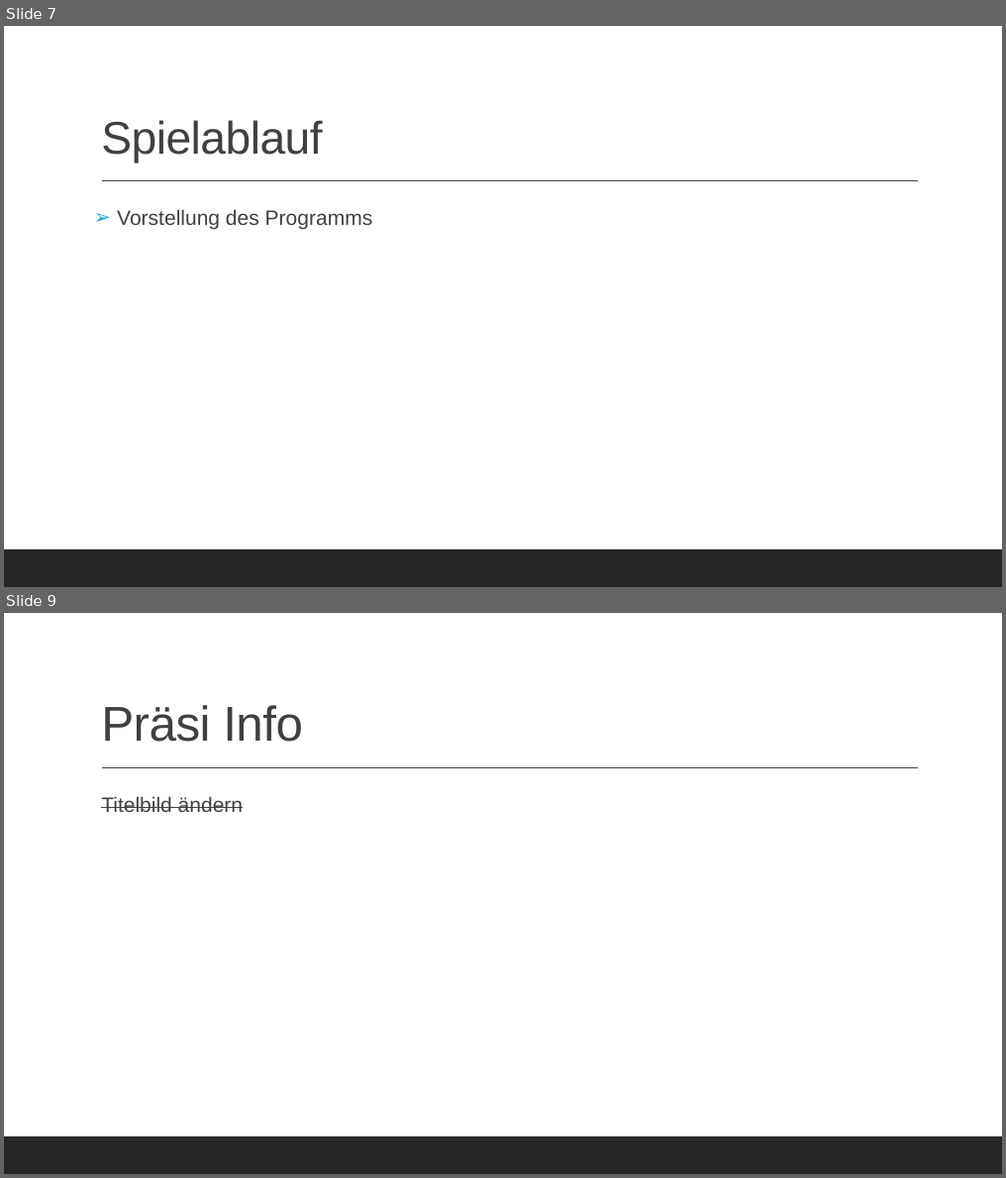
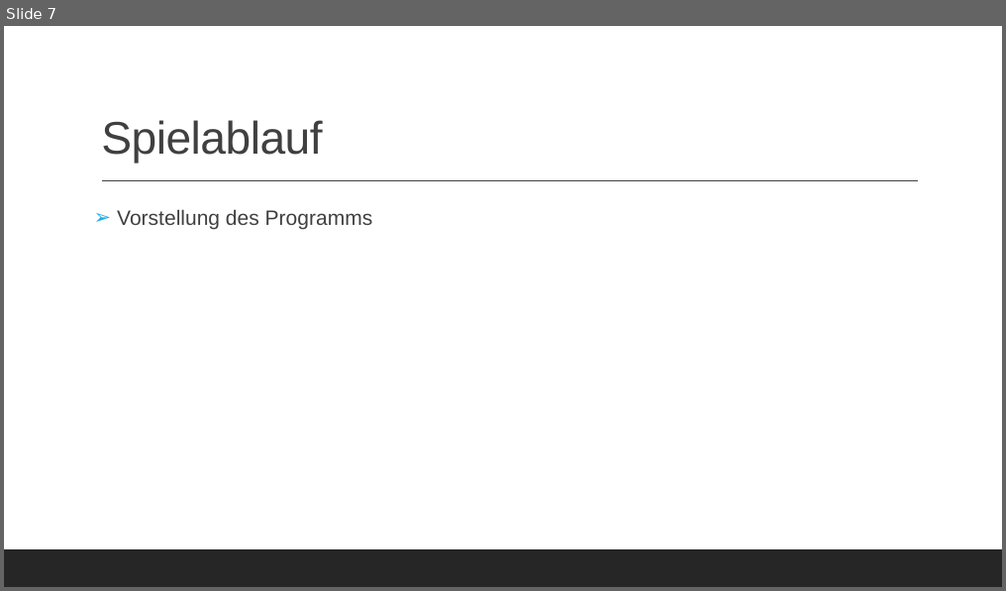
Before and after one commit to KraupaMario/DV-Projekt, a slide deck: 4_Praesentation/DV-Projekt.pptx. Shown one above the other, each under a label of ours: slides 7 and 9 before the commit, slide 7 after it; the slides between them are not shown. The pictures are 1006x1178 and 1006x591 pixels, drawn with LibreOffice and Linux fonts; fonts in the diff are those of the drawing. Boxes give left, top, right and bottom in pixels: in the first picture for what was removed or moved away, otherwise in the second. Text is boxed around its words. In the diff, an @@ line names an element or a change of style, - is before the commit and + after.

```diff
--- a/4_Praesentation/DV-Projekt.pptx
+++ b/4_Praesentation/DV-Projekt.pptx
@@ slide 9 removed at (x1=4, y1=613, x2=1002, y2=1174), background #FFFFFF; not listed: 2 template elements that a slide beside it also shows @@
@@ title removed at (x1=101, y1=705, x2=303, y2=742) @@
-Präsi Info
@@ text removed at (x1=101, y1=796, x2=243, y2=812) @@
-  Titelbild ändern
```
Also in this commit, not shown: 4 slides changed, 1 slide added, 1 other slide removed, 3 other files.
